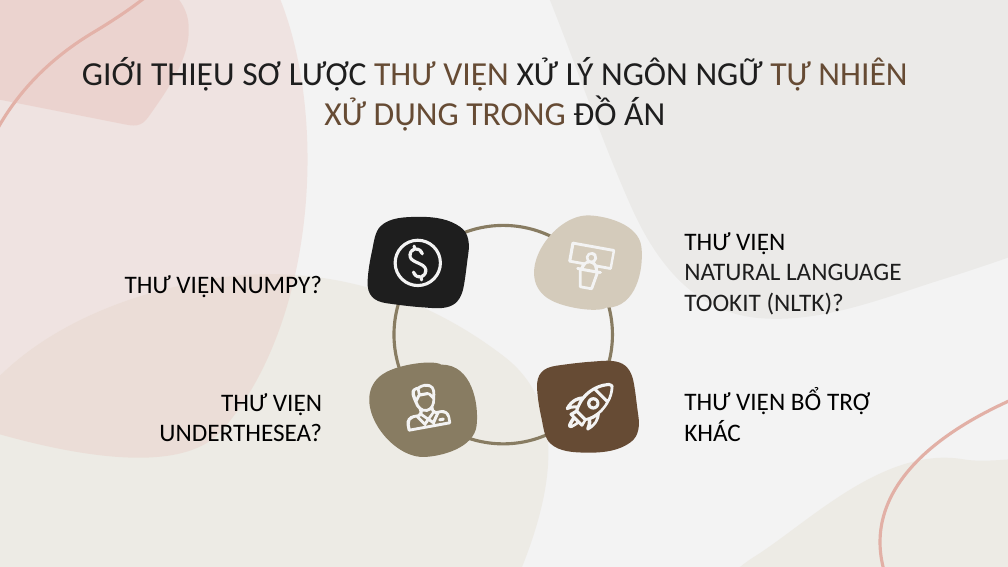
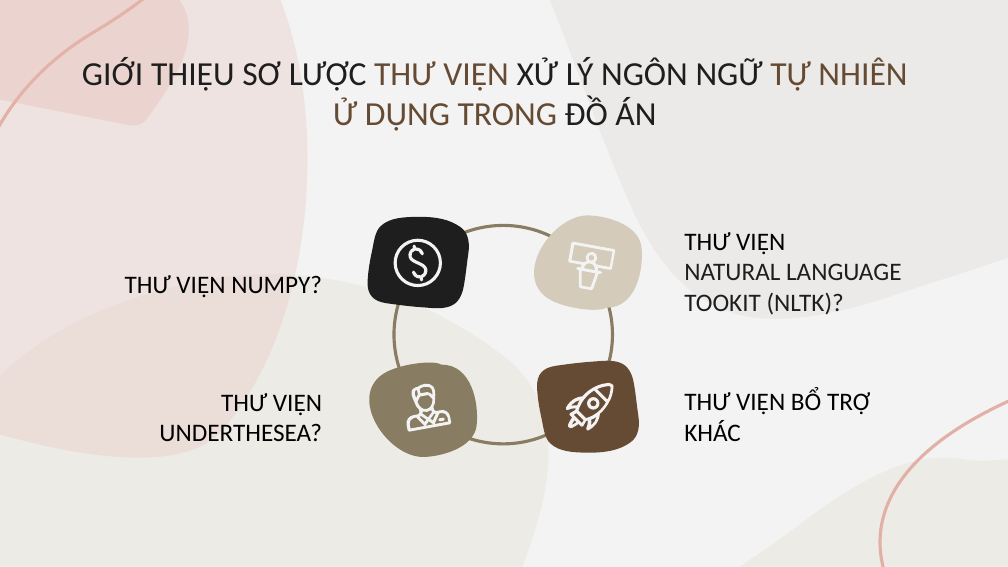
Before and after one commit to dominhdang148/Python, a slide deck: slide 22 of ppt_BaoCao2/BaoCaoLan2.pptx. Drawn at 1008x567 pixels with LibreOffice and Linux fonts; fonts in the diff are those of the drawing. Boxes give left, top, right and bottom in pixels: in the first picture for what was removed or moved away, otherwise in the second. Text is boxed around its words. In the diff, an @@ line names an element or a change of style, - is before the commit and + after.

```diff
--- a/ppt_BaoCao2/BaoCaoLan2.pptx
+++ b/ppt_BaoCao2/BaoCaoLan2.pptx
@@ title at (x1=82, y1=57, x2=907, y2=131): text changed @@
-GIỚI THIỆU SƠ LƯỢC THƯ VIỆN XỬ LÝ NGÔN NGỮ TỰ NHIÊN XỬ DỤNG TRONG ĐỒ ÁN
+GIỚI THIỆU SƠ LƯỢC THƯ VIỆN XỬ LÝ NGÔN NGỮ TỰ NHIÊN Ử DỤNG TRONG ĐỒ ÁN
```
Also in this commit, not shown: 3 other slides changed, 5 other files.
